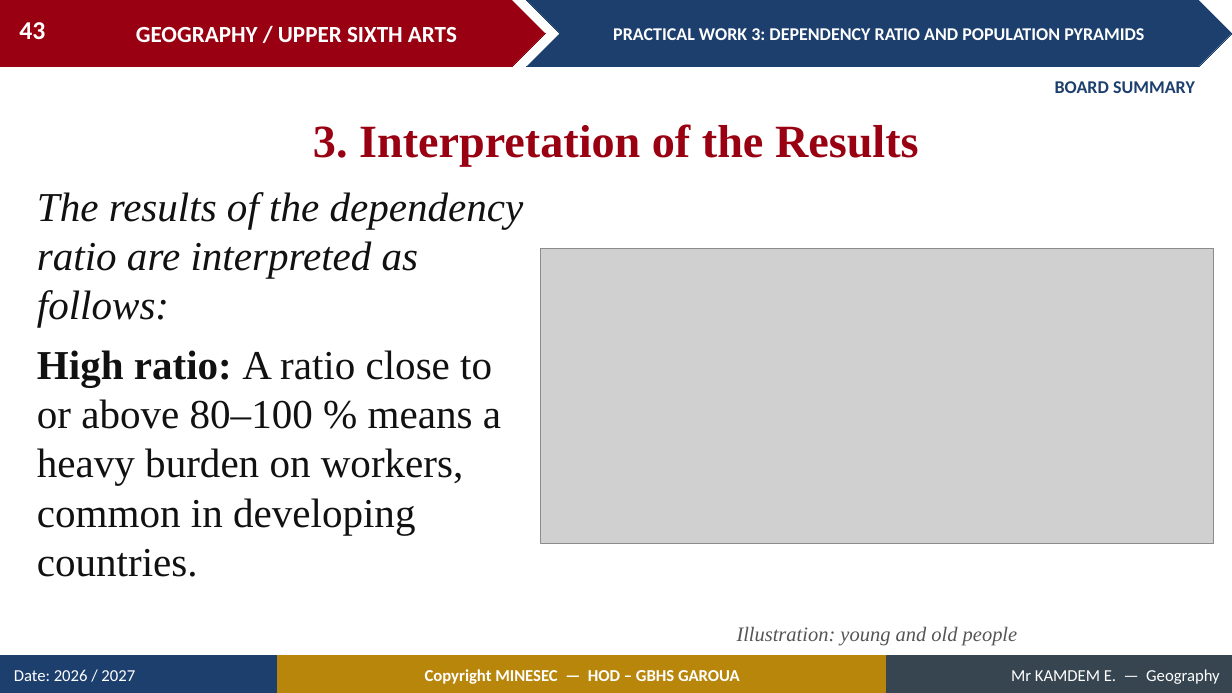
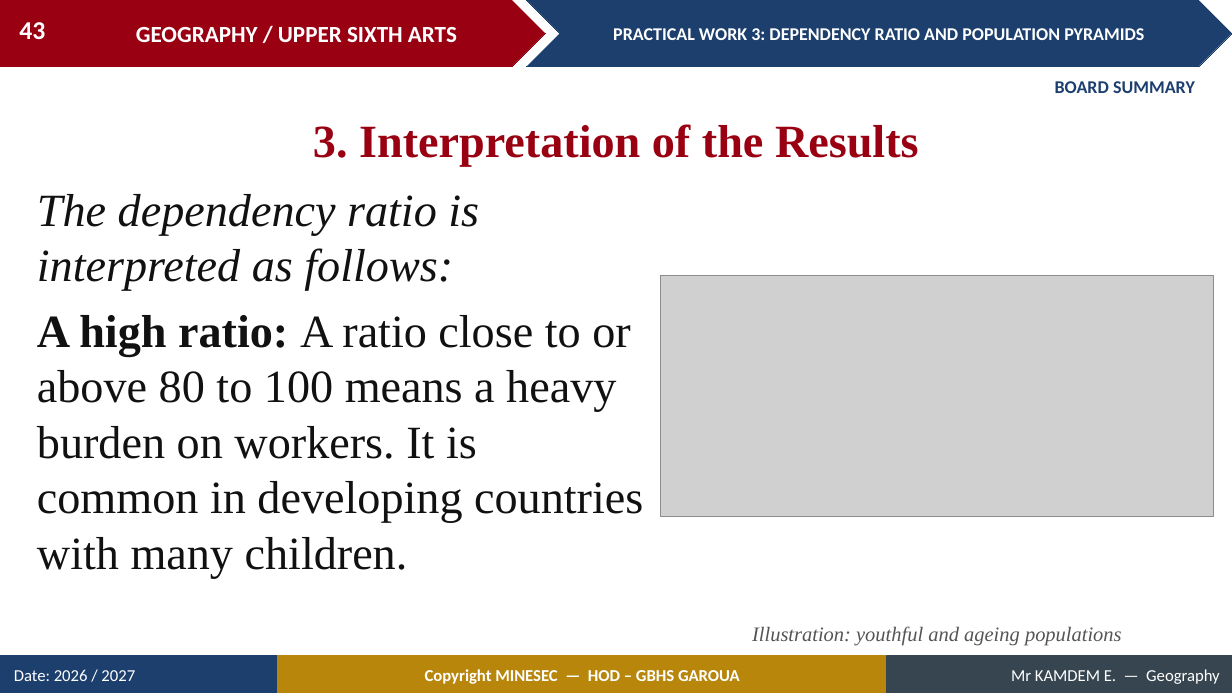
Before and after one commit to Berthautk/linea-github, a slide deck: slide 43 of lecons/USA/Population Geography/10_USA_POP_PW03_Dependency_Ratio_and_Population_Pyramids.pptx. Drawn at 1232x693 pixels with LibreOffice and Linux fonts; fonts in the diff are those of the drawing; grey boxes stand for pictures. Boxes give left, top, right and bottom in pixels: in the first picture for what was removed or moved away, otherwise in the second. Text is boxed around its words. In the diff, an @@ line names an element or a change of style, - is before the commit and + after.

```diff
--- a/lecons/USA/Population Geography/10_USA_POP_PW03_Dependency_Ratio_and_Population_Pyramids.pptx
+++ b/lecons/USA/Population Geography/10_USA_POP_PW03_Dependency_Ratio_and_Population_Pyramids.pptx
@@ text at <box>37,194,643,578</box>: text changed; size 32 to 36 pt @@
-The results of the dependency ratio are interpreted as follows:
-High ratio: A ratio close to or above 80–100 % means a heavy burden on workers, common in developing countries.
+The dependency ratio is interpreted as follows:
+A high ratio: A ratio close to or above 80 to 100 means a heavy burden on workers. It is common in developing countries with many children.
@@ picture: place and size @@
-picture at <box>541,249,1214,543</box>
+picture at <box>661,275,1214,518</box>
@@ text at <box>752,626,1122,646</box>: text changed @@
-Illustration: young and old people
+Illustration: youthful and ageing populations
```
Also in this commit, not shown: 10 other slides changed, 8 slides added, 25 other files.
